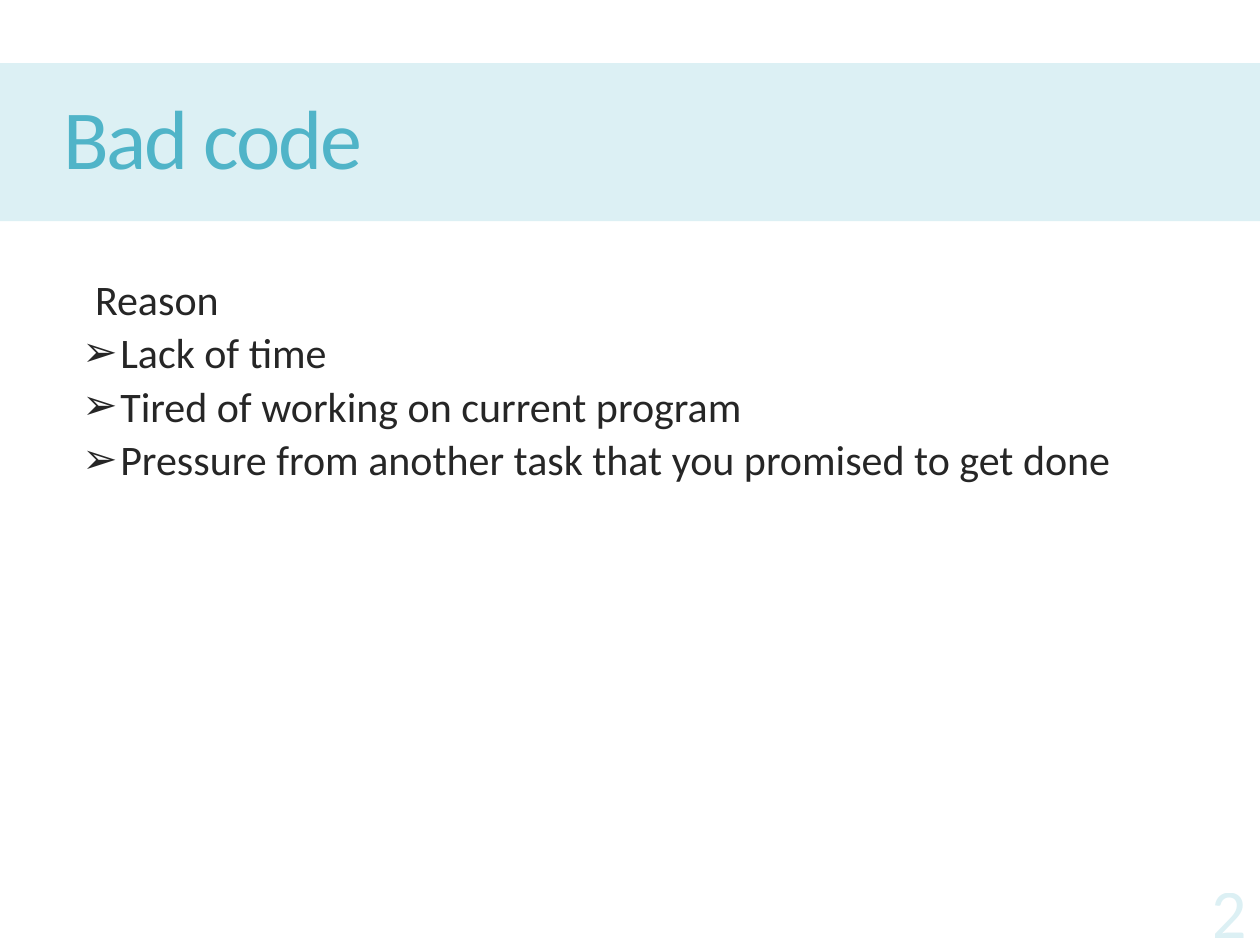
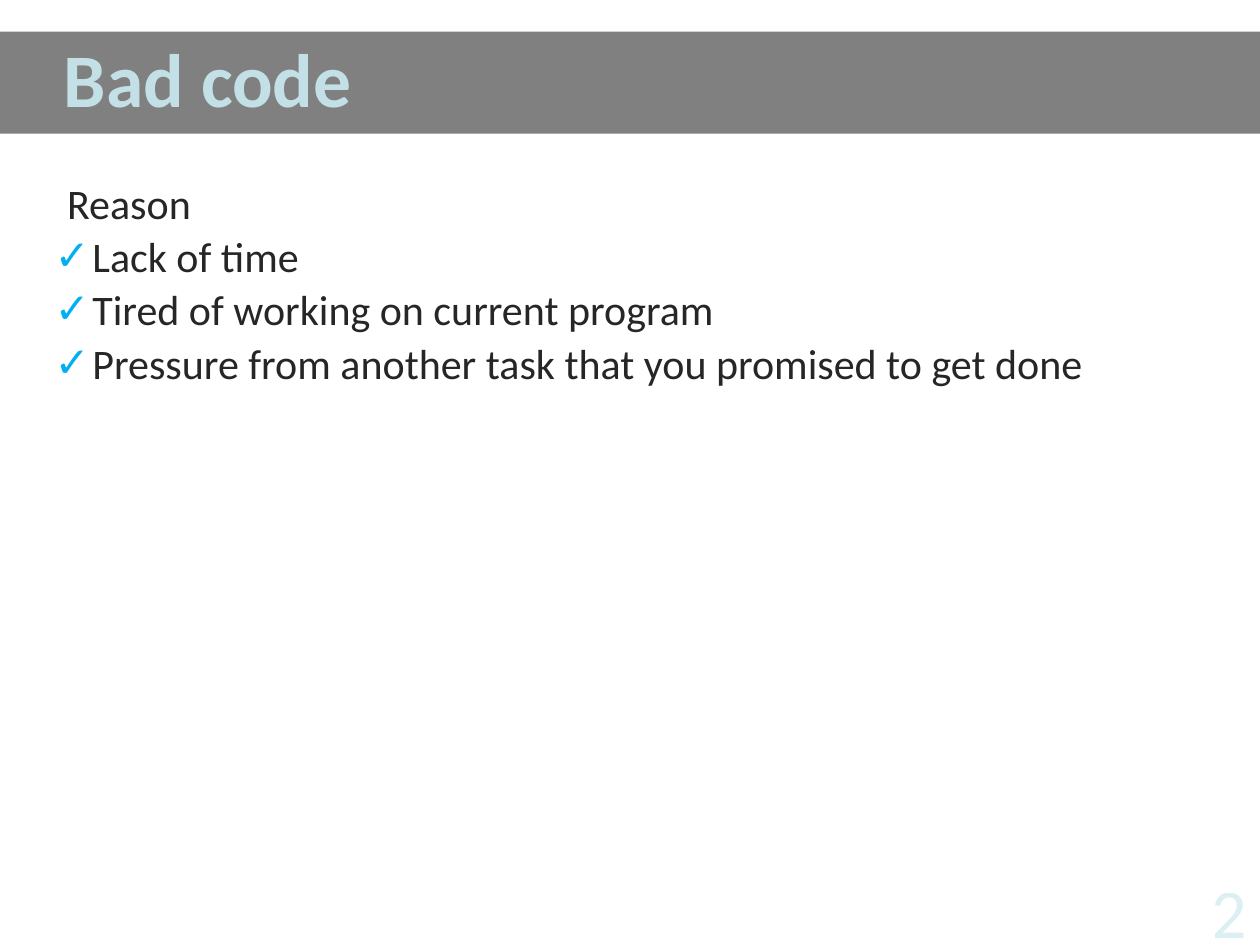
Before and after one commit to Monkey-D-Kid/CleanCode, a slide deck: slide 2 of CleanCode.pptx. Drawn at 1260x945 pixels with LibreOffice and Linux fonts; fonts in the diff are those of the drawing. Boxes give left, top, right and bottom in pixels: in the first picture for what was removed or moved away, otherwise in the second. Text is boxed around its words. In the diff, an @@ line names an element or a change of style, - is before the commit and + after.

```diff
--- a/CleanCode.pptx
+++ b/CleanCode.pptx
@@ title "Bad code": place and size @@
-title "Bad code" at [0, 63, 1260, 222]
+title "Bad code" at [0, 32, 1260, 134]
@@ title "Bad code" at [0, 32, 1260, 134]: size 48 to 43.2 pt, text colour #50B4C8 to pattern #162F33 on #C2E0E5, letter spacing -1.2 to 0 pt, letter outline none to #102326 1 pt, bold on; fill #DCF0F4 to #808080 @@
@@ text "Reason": place and size @@
-text "Reason" at [95, 288, 1110, 483]
+text "Reason" at [67, 192, 1082, 387]
@@ text at [92, 243, 1082, 387]: bullet ➢ to ✓ @@
```
Also in this commit, not shown: 8 other slides changed, 19 slides added, 1 other file.
